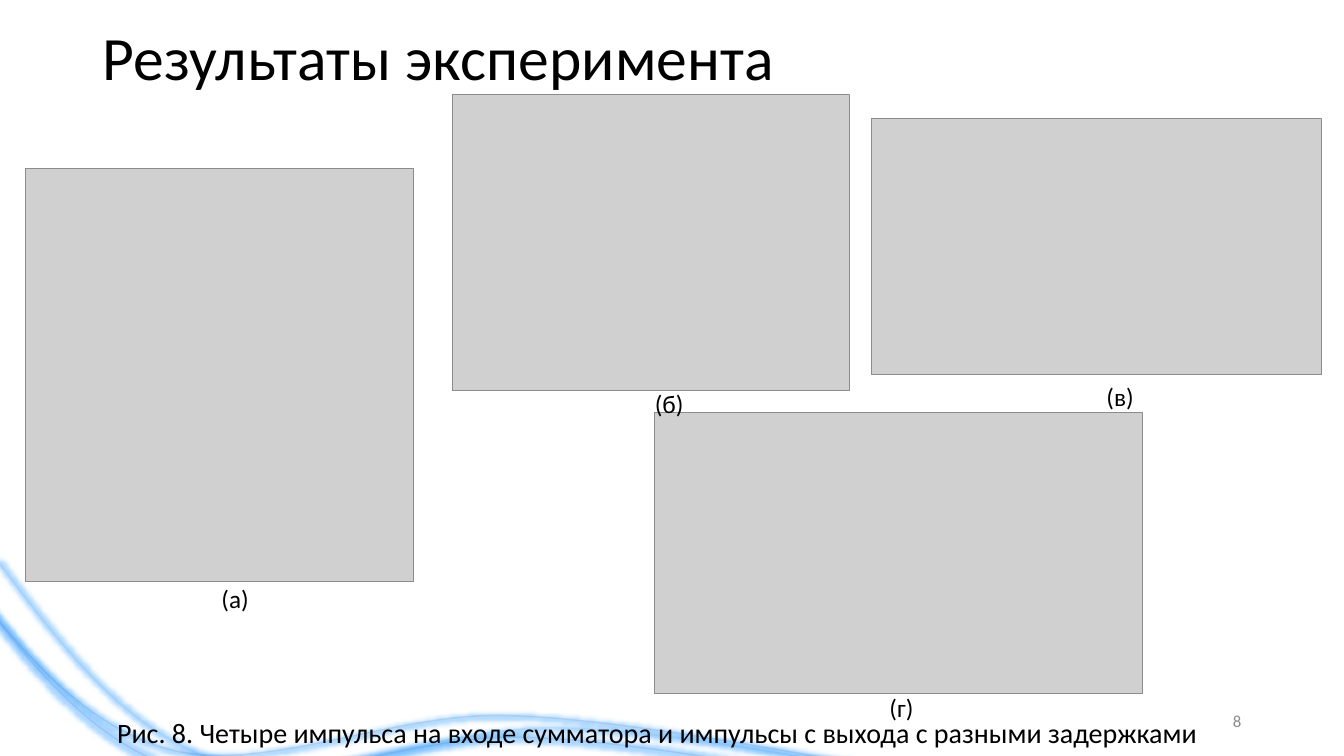
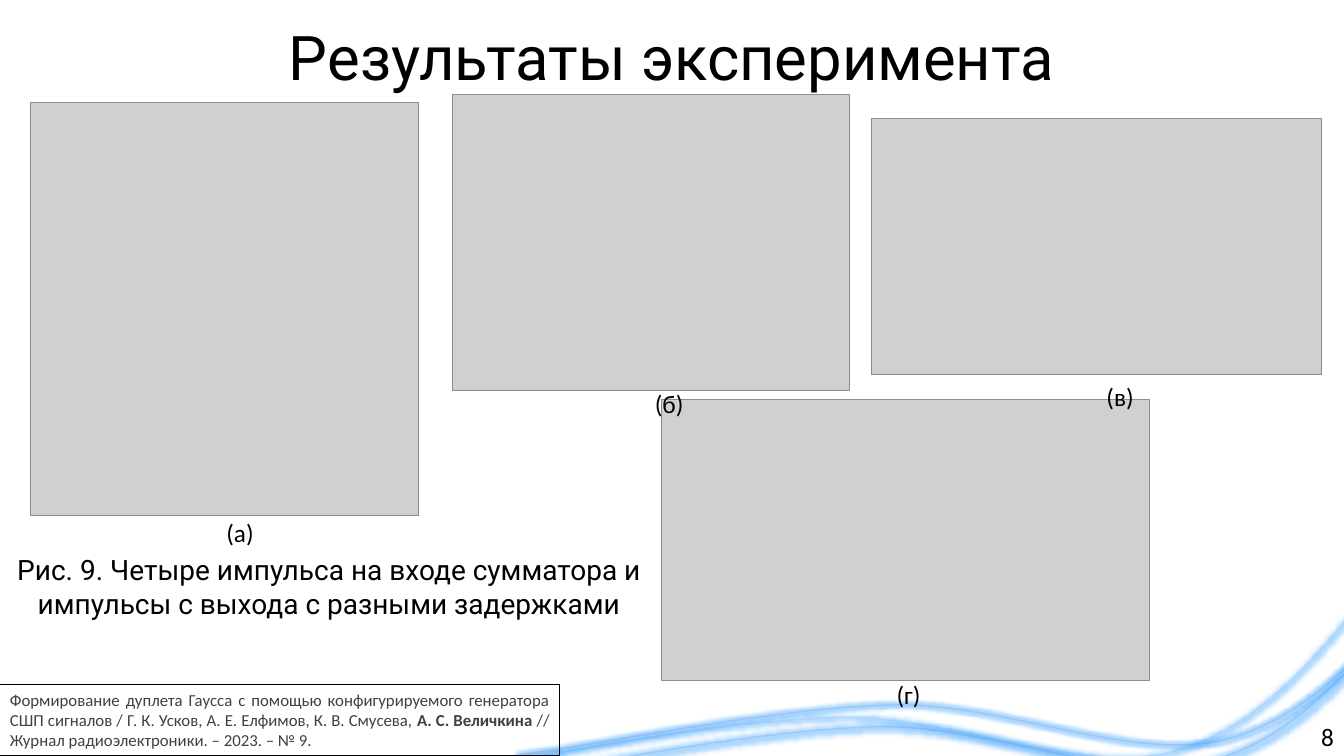
Before and after one commit to liveinscarlet/Study, a slide deck: slide 8 of Диссертация и предзащита/Презентация для предзащиты.pptx. Drawn at 1344x756 pixels with LibreOffice and Linux fonts; fonts in the diff are those of the drawing; grey boxes stand for pictures; background and template pictures are left out. Boxes give left, top, right and bottom in pixels: in the first picture for what was removed or moved away, otherwise in the second. Text is boxed around its words. In the diff, an @@ line names an element or a change of style, - is before the commit and + after.

```diff
--- a/Диссертация и предзащита/Презентация для предзащиты.pptx
+++ b/Диссертация и предзащита/Презентация для предзащиты.pptx
@@ title "Результаты эксперимента" at box(289, 36, 1054, 95): font Calibri to Roboto; alignment left to centre @@
@@ picture: place and size @@
-picture at box(26, 168, 414, 581)
+picture at box(30, 103, 418, 515)
@@ picture: place and size @@
-picture at box(655, 412, 1143, 694)
+picture at box(662, 399, 1150, 681)
@@ text "(а)": place and size @@
-text "(а)" at box(221, 589, 248, 612)
+text "(а)" at box(226, 523, 253, 546)
@@ freeform shape: place and size @@
-freeform shape at box(0, 549, 877, 756)
+freeform shape at box(520, 538, 1344, 755)
@@ text at box(17, 559, 640, 620): text changed; font Calibri to Roboto @@
-Рис. 8. Четыре импульса на входе сумматора и импульсы с выхода с разными задержками
+Рис. 9. Четыре импульса на входе сумматора и импульсы с выхода с разными задержками
@@ freeform shape: place and size @@
-freeform shape at box(0, 562, 932, 756)
+freeform shape at box(466, 551, 1344, 756)
@@ freeform shape: place and size @@
-freeform shape at box(0, 571, 893, 756)
+freeform shape at box(503, 561, 1344, 756)
@@ rectangle added at box(0, 685, 560, 756), outline #000000 0.75 pt, 12 pt, text #404040 @@
+Формирование дуплета Гаусса с помощью конфигурируемого генератора СШП сигналов / Г. К. Усков, А. Е. Елфимов, К. В. Смусева, А. С. Величкина // Журнал радиоэлектроники. – 2023. – № 9.
@@ text "(г)": place and size @@
-text "(г)" at box(889, 698, 913, 721)
+text "(г)" at box(897, 685, 921, 708)
@@ page number: place and size @@
-page number at box(1233, 715, 1241, 727)
+page number at box(1321, 728, 1334, 747)
@@ page number at box(1321, 728, 1334, 747): size 12 to 18 pt, text colour #8C8C8C to #000000 @@
```
Also in this commit, not shown: 14 other slides changed, 1 slide added, 1 slide removed, 2 other files.
